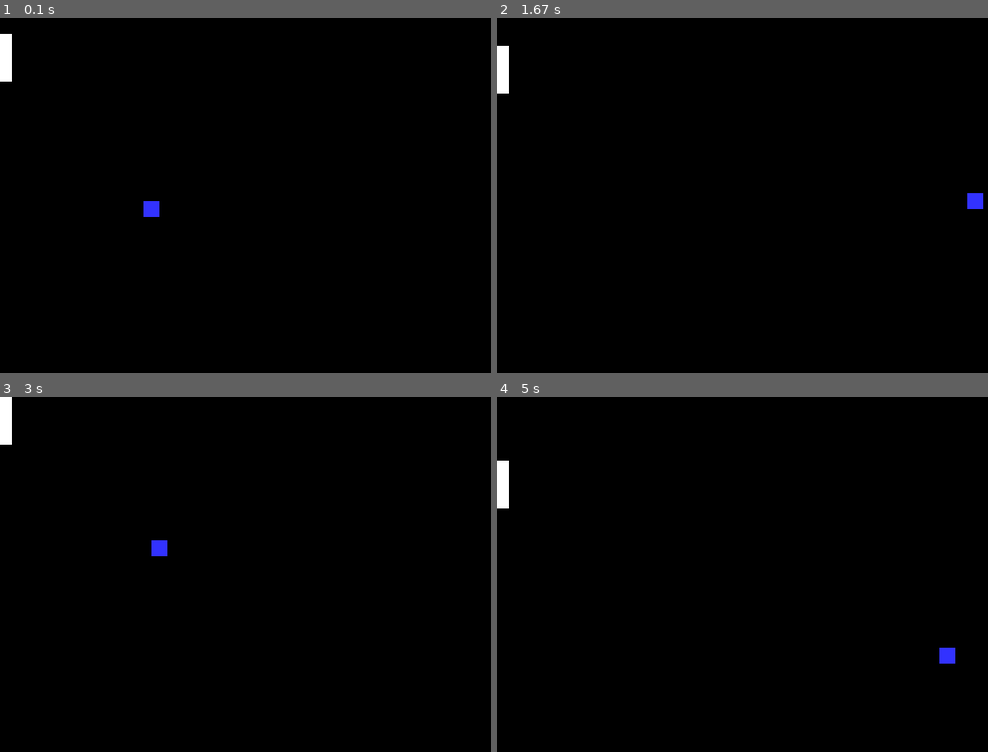
Above: before the commit, frames 1-4 (two rows, left to right).
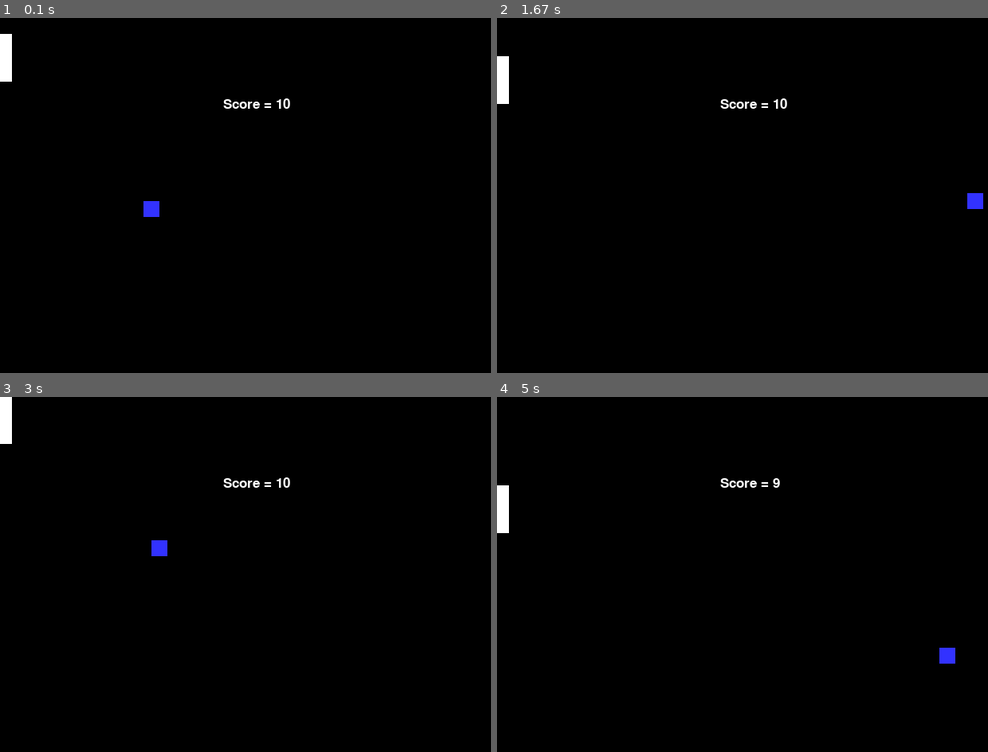
Above: after the commit, the same moments.

Repository: MomoLee1/project.pygame
Game: pygame game, started from pong_4.py
Same seed, same stepped clock (60 frames per second), same inputs: the game is played once before the commit and once after it.
Inputs:
- Up to frame 1 (0.1 s): no input
- Up to frame 2 (1.67 s): hold Up 0.33-0.8 s; hold Down 0.83-1.13 s; hold Up 1.17-1.53 s; hold Down from 1.57 s (still down)
- Up to frame 3 (3 s): release Down at 1.93 s; hold Up 1.97-2.27 s; hold Down 2.3-2.6 s; hold Up from 2.63 s (still down)
- Up to frame 4 (5 s): release Up at 3 s; hold Down 3.03-3.4 s; hold Up 3.43-3.73 s; hold Down 3.77-4.07 s; hold Up 4.1-4.47 s; hold Down 4.5-4.87 s; hold Up from 4.9 s (still down)

The runs differ from the first frame. In frame 1, 0.2% of the frame differs, in the area x 45-60%, y 22-26%; in frame 2, 0.3%; in frame 3, 0.2%; in frame 4, 0.5%, in the area x 0-58%, y 17-39%.

Commit message:
pygame work

Diff:
--- /dev/null
+++ b/invaders.py
@@ -0,0 +1,118 @@
+import pygame
+import random
+import math
+# -- Global Constants
+# -- Colours
+BLACK = (0,0,0)
+WHITE = (255,255,255)
+BLUE = (50,50,255)
+YELLOW = (255,255,0)
+# -- Initialise PyGame
+pygame.init()
+# -- Blank Screen
+size = (640,480)
+screen = pygame.display.set_mode(size)
+# -- Title of new window/screen
+pygame.display.set_caption("Invaders")
+
+## -- Define the class snow which is a sprite
+class Invader(pygame.sprite.Sprite):
+    # Define the constructor for snow
+    def __init__(self, color, width, height, speed):
+        # Call the sprite constructor
+        super().__init__()
+        # Create a sprite and fill it with colour
+        self.image = pygame.Surface([width,height])
+        self.image.fill(color)
+        # Set the position of the sprite
+        self.rect = self.image.get_rect()
+        self.rect.x = random.randrange(0, 600)
+        self.rect.y = random.randrange(-50, 0)
+        # Set speed of the sprite
+        self.speed = speed
+    # Class update function - runs for each pass through the game loop
+    def update(self):
+        self.rect.y = self.rect.y + self.speed
+ #End Procedure
+#End Class
+
+## -- Define the class snow which is a sprite
+class Player(pygame.sprite.Sprite):
+    # Define the constructor for snow
+    def __init__(self, color, width, height):
+        # Call the sprite constructor
+        super().__init__()
+        # Create a sprite and fill it with colour
+        self.image = pygame.Surface([width,height])
+        self.image.fill(color)
+        # Set the position of the sprite
+        self.rect = self.image.get_rect()
+        self.rect.x = 300
+        self.rect.y = size[1] - height
+        # Set speed of the sprite
+        self.speed = 0
+    # Class update function - runs for each pass through the game loop
+    def update(self):
+        self.rect.x = self.rect.x + self.speed
+    #End Procedure
+
+
+#End Class
+
+def player_set_speed(val):
+    player.speed = val
+
+
+# -- Exit game flag set to false
+done = False
+
+# Create a list of the invaders
+invader_group = pygame.sprite.Group()
+# Create a list of all sprites
+all_sprites_group = pygame.sprite.Group()
+
+# Create the snowflakes
+number_of_invaders = 10 # we are creating 50 snowflakes
+for x in range (number_of_invaders):
+    my_invader = Invader(BLUE, 10, 10, 1) # snowflakes are white with size 5 by 5 px
+    invader_group.add (my_invader) # adds the new snowflake to the group of snowflakes
+    all_sprites_group.add (my_invader) # adds it to the group of all Sprites
+#Next x
+
+#create object: player
+player = Player(YELLOW, 10, 10)
+all_sprites_group.add(player)
+
+# -- Manages how fast screen refreshes
+clock = pygame.time.Clock()
+
+### -- Game Loop
+while not done:
+     # -- User input and controls
+    for event in pygame.event.get():
+        if event.type == pygame.QUIT:
+            done = True
+        elif event.type == pygame.KEYDOWN: # - a key is down
+            if event.key == pygame.K_LEFT: # - if the left key pressed
+                player_set_speed(-3) # speed set to -3
+            elif event.key == pygame.K_RIGHT: # - if the right key pressed
+                player_set_speed(3) # speed set to 3
+        elif event.type == pygame.KEYUP: # - a key released
+            if event.key == pygame.K_LEFT or event.key == pygame.K_RIGHT:
+                player_set_speed (0) # speed set to 0
+    #Next event
+    # -- Game logic goes after this comment
+    # -- when invader hits the player add 5 to score.
+    player_hit_group = pygame.sprite.spritecollide(player, invader_group, True)
+
+    all_sprites_group.update()
+    # - Screen background is BLACK
+    screen.fill (BLACK)
+    # -- Draw here
+    all_sprites_group.draw (screen)
+    # -- flip display to reveal new position of objects
+    pygame.display.flip()
+    # - The clock ticks over
+    clock.tick(60)
+#End While - End of game loop
+pygame.quit()
--- /dev/null
+++ b/invaders_2.py
@@ -0,0 +1,118 @@
+import pygame
+import random
+import math
+# -- Global Constants
+# -- Colours
+BLACK = (0,0,0)
+WHITE = (255,255,255)
+BLUE = (50,50,255)
+YELLOW = (255,255,0)
+# -- Initialise PyGame
+pygame.init()
+# -- Blank Screen
+size = (640,480)
+screen = pygame.display.set_mode(size)
+# -- Title of new window/screen
+pygame.display.set_caption("Invaders")
+
+## -- Define the class snow which is a sprite
+class Invader(pygame.sprite.Sprite):
+    # Define the constructor for snow
+    def __init__(self, color, width, height, speed):
+        # Call the sprite constructor
+        super().__init__()
+        # Create a sprite and fill it with colour
+        self.image = pygame.Surface([width,height])
+        self.image.fill(color)
+        # Set the position of the sprite
+        self.rect = self.image.get_rect()
+        self.rect.x = random.randrange(0, 600)
+        self.rect.y = random.randrange(-50, 0)
+        # Set speed of the sprite
+        self.speed = speed
+    # Class update function - runs for each pass through the game loop
+    def update(self):
+        self.rect.y = self.rect.y + self.speed
+ #End Procedure
+#End Class
+
+## -- Define the class snow which is a sprite
+class Player(pygame.sprite.Sprite):
+    # Define the constructor for snow
+    def __init__(self, color, width, height):
+        # Call the sprite constructor
+        super().__init__()
+        # Create a sprite and fill it with colour
+        self.image = pygame.Surface([width,height])
+        self.image.fill(color)
+        # Set the position of the sprite
+        self.rect = self.image.get_rect()
+        self.rect.x = 300
+        self.rect.y = size[1] - height
+        # Set speed of the sprite
+        self.speed = 0
+    # Class update function - runs for each pass through the game loop
+    def update(self):
+        self.rect.x = self.rect.x + self.speed
+    #End Procedure
+
+
+#End Class
+
+def player_set_speed(val):
+    player.speed = val
+
+
+# -- Exit game flag set to false
+done = False
+
+# Create a list of the invaders
+invader_group = pygame.sprite.Group()
+# Create a list of all sprites
+all_sprites_group = pygame.sprite.Group()
+
+# Create the snowflakes
+number_of_invaders = 10 # we are creating 50 snowflakes
+for x in range (number_of_invaders):
+    my_invader = Invader(BLUE, 10, 10, 1) # snowflakes are white with size 5 by 5 px
+    invader_group.add (my_invader) # adds the new snowflake to the group of snowflakes
+    all_sprites_group.add (my_invader) # adds it to the group of all Sprites
+#Next x
+
+#create object: player
+player = Player(YELLOW, 10, 10)
+all_sprites_group.add(player)
+
+# -- Manages how fast screen refreshes
+clock = pygame.time.Clock()
+
+### -- Game Loop
+while not done:
+     # -- User input and controls
+    for event in pygame.event.get():
+        if event.type == pygame.QUIT:
+            done = True
+        elif event.type == pygame.KEYDOWN: # - a key is down
+            if event.key == pygame.K_LEFT: # - if the left key pressed
+                player_set_speed(-3) # speed set to -3
+            elif event.key == pygame.K_RIGHT: # - if the right key pressed
+                player_set_speed(3) # speed set to 3
+        elif event.type == pygame.KEYUP: # - a key released
+            if event.key == pygame.K_LEFT or event.key == pygame.K_RIGHT:
+                player_set_speed (0) # speed set to 0
+    #Next event
+    # -- Game logic goes after this comment
+    # -- when invader hits the player add 5 to score.
+    player_hit_group = pygame.sprite.spritecollide(player, invader_group, True)
+
+    all_sprites_group.update()
+    # - Screen background is BLACK
+    screen.fill (BLACK)
+    # -- Draw here
+    all_sprites_group.draw (screen)
+    # -- flip display to reveal new position of objects
+    pygame.display.flip()
+    # - The clock ticks over
+    clock.tick(60)
+#End While - End of game loop
+pygame.quit()
--- a/pong_4.py
+++ b/pong_4.py
@@ -25,6 +25,9 @@
 padd_width = 15
 x_padd = 0
 y_padd = 20
+score = 10
+#create font
+font = pygame.font.SysFont(None, 25)
 # -- Manages how fast screen refreshes
 clock = pygame.time.Clock()
 
@@ -38,19 +41,19 @@
         if event.type == pygame.KEYDOWN:
             if event.key == pygame.K_UP and y_padd > 0:
                 # - write logic that happens on key press here
-                y_padd = y_padd - 5
+                y_padd = y_padd - 7
             elif event.key == pygame.K_DOWN and y_padd < size[1] - padd_length:
             # - write logic that happens on key press here
-                y_padd = y_padd + 5
+                y_padd = y_padd + 7
             #End If
         #End If
     #Next event
     keys = pygame.key.get_pressed()
     ## - the up key or down key has been pressed
     if keys[pygame.K_UP] and y_padd > 0:
-        y_padd = y_padd - 5
+        y_padd = y_padd - 7
     elif keys[pygame.K_DOWN] and y_padd < size[1] - padd_length:
-        y_padd = y_padd + 5
+        y_padd = y_padd + 7
     #endif
     # -- Game logic goes after this comment
     x_val = x_val + x_direction
@@ -67,7 +70,7 @@
     #endif
     # -- ball bounces off paddle
     if x_val == x_padd + padd_width and y_val >= y_padd and y_val <= y_padd + 40:
-        x_direction = x_direction*-1
+        x_direction = x_direction*-1.5
     #endif
     # - - reset ball to original position, moving in the original direction
     if x_val < 0:
@@ -75,13 +78,22 @@
         y_val = 200
         x_direction = 5
         y_direction = 5
+        #update score
+        score = score - 1
     #endif
-
+    #quit game if score = 0
+    if score == 0:
+        done = True
+    #endif
     # -- Screen background is BLACK
     screen.fill (BLACK)
     # -- Draw here
     pygame.draw.rect(screen, BLUE, (x_val,y_val, ball_width,20))
     pygame.draw.rect(screen, WHITE, (x_padd,y_padd,padd_width,padd_length))
+    #show score
+    text = font.render(("Score = " + str(score)), True, WHITE)
+    screen.blit(text, ( 280, 100 ) )
+
     # -- flip display to reveal new position of objects
     pygame.display.flip()
     # - The clock ticks over
--- /dev/null
+++ b/snow.py
@@ -0,0 +1,78 @@
+import pygame
+import random
+import math
+# -- Global Constants
+# -- Colours
+BLACK = (0,0,0)
+WHITE = (255,255,255)
+BLUE = (50,50,255)
+YELLOW = (255,255,0)
+# -- Initialise PyGame
+pygame.init()
+# -- Blank Screen
+size = (640,480)
+screen = pygame.display.set_mode(size)
+# -- Title of new window/screen
+pygame.display.set_caption("Snow")
+
+## -- Define the class snow which is a sprite
+class Snow(pygame.sprite.Sprite):
+    # Define the constructor for snow
+    def __init__(self, color, width, height, speed):
+        # Call the sprite constructor
+        super().__init__()
+        # Create a sprite and fill it with colour
+        self.image = pygame.Surface([width,height])
+        self.image.fill(color)
+        # Set the position of the sprite
+        self.rect = self.image.get_rect()
+        self.rect.x = random.randrange(0, 600)
+        self.rect.y = random.randrange(0, 400)
+        # Set speed of the sprite
+        self.speed = speed
+    # Class update function - runs for each pass through the game loop
+    def update(self):
+        self.rect.y = self.rect.y + self.speed
+ #End Procedure
+#End Class
+
+
+# -- Exit game flag set to false
+done = False
+
+# Create a list of the snow blocks
+snow_group = pygame.sprite.Group()
+# Create a list of all sprites
+all_sprites_group = pygame.sprite.Group()
+
+# Create the snowflakes
+number_of_flakes = 50 # we are creating 50 snowflakes
+for x in range (number_of_flakes):
+    my_snow = Snow(WHITE, 5, 5, 1) # snowflakes are white with size 5 by 5 px
+    snow_group.add (my_snow) # adds the new snowflake to the group of snowflakes
+    all_sprites_group.add (my_snow) # adds it to the group of all Sprites
+#Next x
+
+# -- Manages how fast screen refreshes
+clock = pygame.time.Clock()
+
+### -- Game Loop
+while not done:
+     # -- User input and controls
+    for event in pygame.event.get():
+        if event.type == pygame.QUIT:
+            done = True
+        #End If
+    #Next event
+    # -- Game logic goes after this comment
+    all_sprites_group.update()
+    # - Screen background is BLACK
+    screen.fill (BLACK)
+    # -- Draw here
+    all_sprites_group.draw (screen)
+    # -- flip display to reveal new position of objects
+    pygame.display.flip()
+    # - The clock ticks over
+    clock.tick(60)
+#End While - End of game loop
+pygame.quit()
--- /dev/null
+++ b/snow_2.py
@@ -0,0 +1,82 @@
+import pygame
+import random
+import math
+# -- Global Constants
+# -- Colours
+BLACK = (0,0,0)
+WHITE = (255,255,255)
+BLUE = (50,50,255)
+YELLOW = (255,255,0)
+# -- Initialise PyGame
+pygame.init()
+# -- Blank Screen
+size = (640,480)
+screen = pygame.display.set_mode(size)
+# -- Title of new window/screen
+pygame.display.set_caption("Snow")
+
+## -- Define the class snow which is a sprite
+class Snow(pygame.sprite.Sprite):
+    # Define the constructor for snow
+    def __init__(self, color, width, height, speed):
+        # Call the sprite constructor
+        super().__init__()
+        # Create a sprite and fill it with colour
+        self.image = pygame.Surface([width,height])
+        self.image.fill(color)
+        # Set the position of the sprite
+        self.rect = self.image.get_rect()
+        self.rect.x = random.randrange(0, 600)
+        self.rect.y = random.randrange(0, 400)
+        # Set speed of the sprite
+        self.speed = speed
+    # Class update function - runs for each pass through the game loop
+    def update(self):
+        if self.rect.y <= 480:
+            self.rect.y = self.rect.y + self.speed
+        else:
+            self.rect.y = 0
+        #endif
+ #End Procedure
+#End Class
+
+
+# -- Exit game flag set to false
+done = False
+
+# Create a list of the snow blocks
+snow_group = pygame.sprite.Group()
+# Create a list of all sprites
+all_sprites_group = pygame.sprite.Group()
+
+# Create the snowflakes
+number_of_flakes = 50 # we are creating 50 snowflakes
+for x in range (number_of_flakes):
+    my_snow = Snow(WHITE, 5, 5, 1) # snowflakes are white with size 5 by 5 px
+    snow_group.add (my_snow) # adds the new snowflake to the group of snowflakes
+    all_sprites_group.add (my_snow) # adds it to the group of all Sprites
+#Next x
+
+# -- Manages how fast screen refreshes
+clock = pygame.time.Clock()
+
+### -- Game Loop
+while not done:
+     # -- User input and controls
+    for event in pygame.event.get():
+        if event.type == pygame.QUIT:
+            done = True
+        #End If
+    #Next event
+    # -- Game logic goes after this comment
+    all_sprites_group.update()
+    # - Screen background is BLACK
+    screen.fill (BLACK)
+    # -- Draw here
+    all_sprites_group.draw (screen)
+    # -- flip display to reveal new position of objects
+    pygame.display.flip()
+    # - The clock ticks over
+    clock.tick(60)
+#End While - End of game loop
+pygame.quit()
--- /dev/null
+++ b/sprite.py
@@ -0,0 +1,71 @@
+import pygame
+import random
+import math
+# -- Global Constants
+# -- Colours
+BLACK = (0,0,0)
+WHITE = (255,255,255)
+BLUE = (50,50,255)
+YELLOW = (255,255,0)
+# -- Initialise PyGame
+pygame.init()
+# -- Blank Screen
+size = (640,480)
+screen = pygame.display.set_mode(size)
+# -- Title of new window/screen
+pygame.display.set_caption("Snow")
+
+## -- Define the class snow which is a sprite
+class Snow(pygame.sprite.Sprite):
+    # Define the constructor for snow
+    def __init__(self, color, width, height):
+        # Call the sprite constructor
+        super().__init__()
+        # Create a sprite and fill it with colour
+        self.image = pygame.Surface([width,height])
+        self.image.fill(color)
+        # Set the position of the sprite
+        self.rect = self.image.get_rect()
+        self.rect.x = random.randrange(0, 600)
+        self.rect.y = random.randrange(0, 400)
+    #End Procedure
+#End Class
+
+# -- Exit game flag set to false
+done = False
+
+# Create a list of the snow blocks
+snow_group = pygame.sprite.Group()
+# Create a list of all sprites
+all_sprites_group = pygame.sprite.Group()
+
+# Create the snowflakes
+number_of_flakes = 50 # we are creating 50 snowflakes
+for x in range (number_of_flakes):
+    my_snow = Snow(WHITE, 5, 5) # snowflakes are white with size 5 by 5 px
+    snow_group.add (my_snow) # adds the new snowflake to the group of snowflakes
+    all_sprites_group.add (my_snow) # adds it to the group of all Sprites
+#Next x
+
+# -- Manages how fast screen refreshes
+clock = pygame.time.Clock()
+
+### -- Game Loop
+while not done:
+     # -- User input and controls
+    for event in pygame.event.get():
+        if event.type == pygame.QUIT:
+            done = True
+        #End If
+    #Next event
+    # -- Game logic goes after this comment
+    # - Screen background is BLACK
+    screen.fill (BLACK)
+    # -- Draw here
+    all_sprites_group.draw (screen)
+    # -- flip display to reveal new position of objects
+    pygame.display.flip()
+    # - The clock ticks over
+    clock.tick(60)
+#End While - End of game loop
+pygame.quit()
